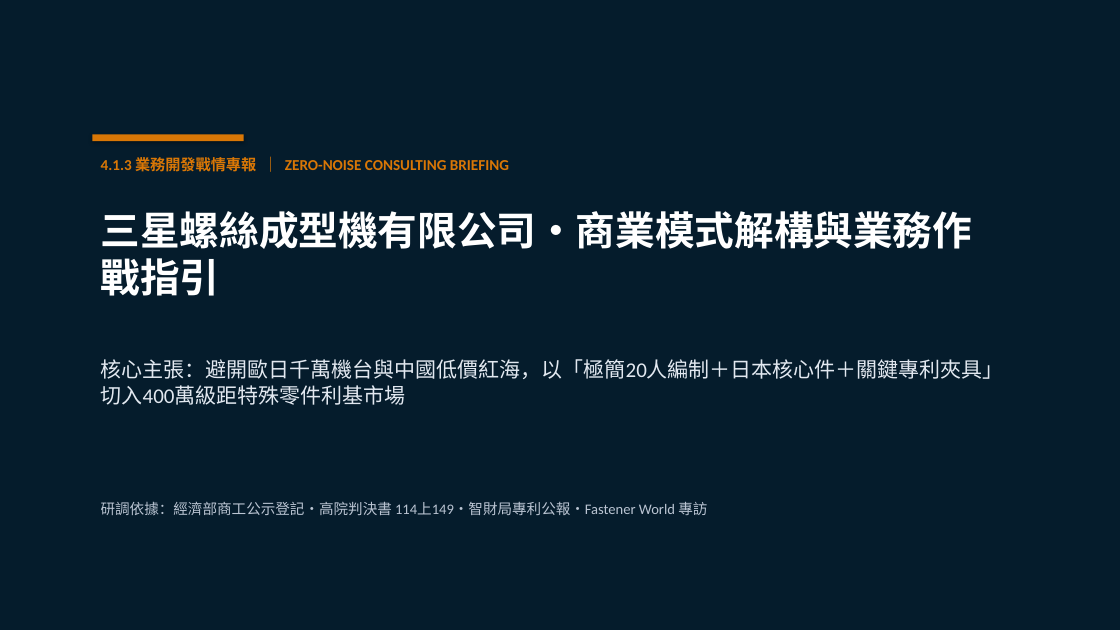
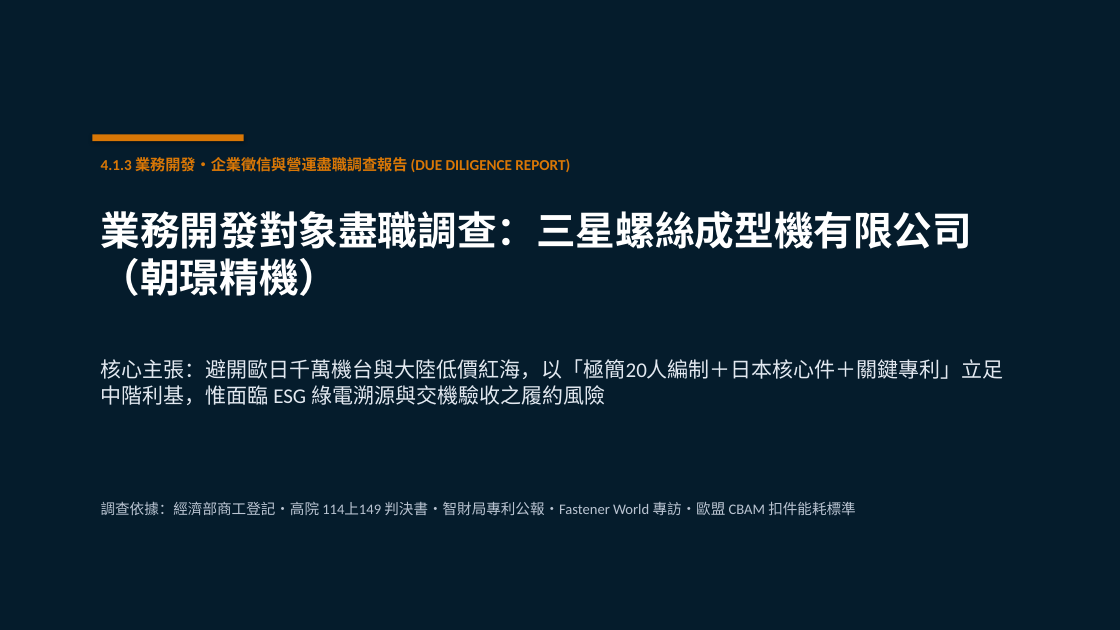
Before and after one commit to davidyeh51/bd-intel-portal, a slide deck: slide 1 of sansing_consulting_deck.pptx. Drawn at 1120x630 pixels with LibreOffice and Linux fonts; fonts in the diff are those of the drawing. Boxes give left, top, right and bottom in pixels: in the first picture for what was removed or moved away, otherwise in the second. Text is boxed around its words. In the diff, an @@ line names an element or a change of style, - is before the commit and + after.

Commit message:
feat: refactor into Business Development Due Diligence Hub; single briefing entry for San Sing Screw with ESG and green power analysis

```diff
--- a/sansing_consulting_deck.pptx
+++ b/sansing_consulting_deck.pptx
@@ text at (101,157,570,172): text changed @@
-4.1.3 業務開發戰情專報 ｜ ZERO-NOISE CONSULTING BRIEFING
+4.1.3 業務開發・企業徵信與營運盡職調查報告 (DUE DILIGENCE REPORT)
@@ text at (101,211,973,296): text changed @@
-三星螺絲成型機有限公司・商業模式解構與業務作戰指引
+業務開發對象盡職調查：三星螺絲成型機有限公司（朝璟精機）
@@ text at (101,359,1004,405): text changed @@
-核心主張：避開歐日千萬機台與中國低價紅海，以「極簡20人編制＋日本核心件＋關鍵專利夾具」切入400萬級距特殊零件利基市場
+核心主張：避開歐日千萬機台與大陸低價紅海，以「極簡20人編制＋日本核心件＋關鍵專利」立足中階利基，惟面臨 ESG 綠電溯源與交機驗收之履約風險
@@ text at (101,501,855,515): text changed @@
-研調依據：經濟部商工公示登記・高院判決書 114上149・智財局專利公報・Fastener World 專訪
+調查依據：經濟部商工登記・高院 114上149 判決書・智財局專利公報・Fastener World 專訪・歐盟 CBAM 扣件能耗標準
```
Also in this commit, not shown: 10 other slides changed, 1 slide added, 1 slide removed, 3 other files.
